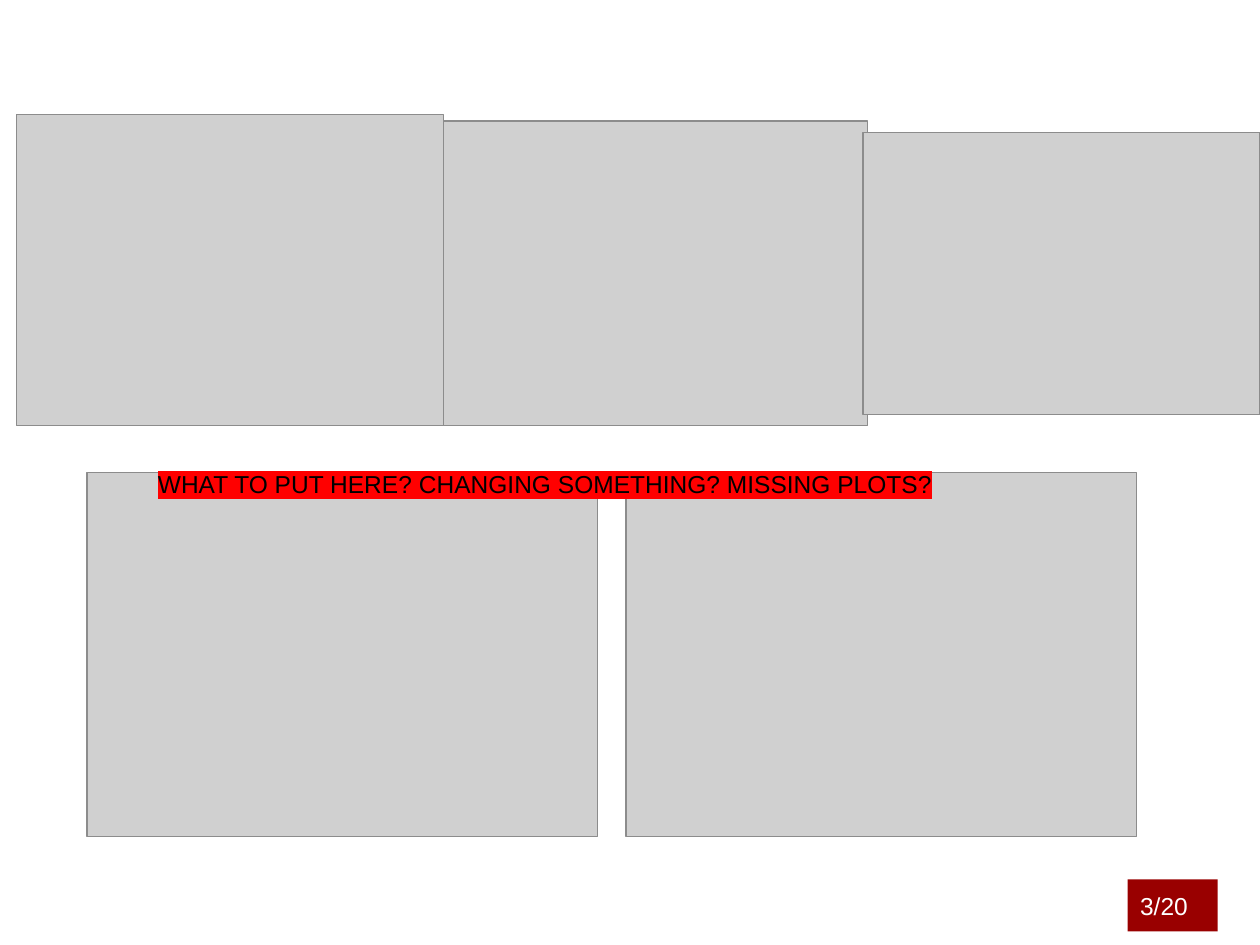
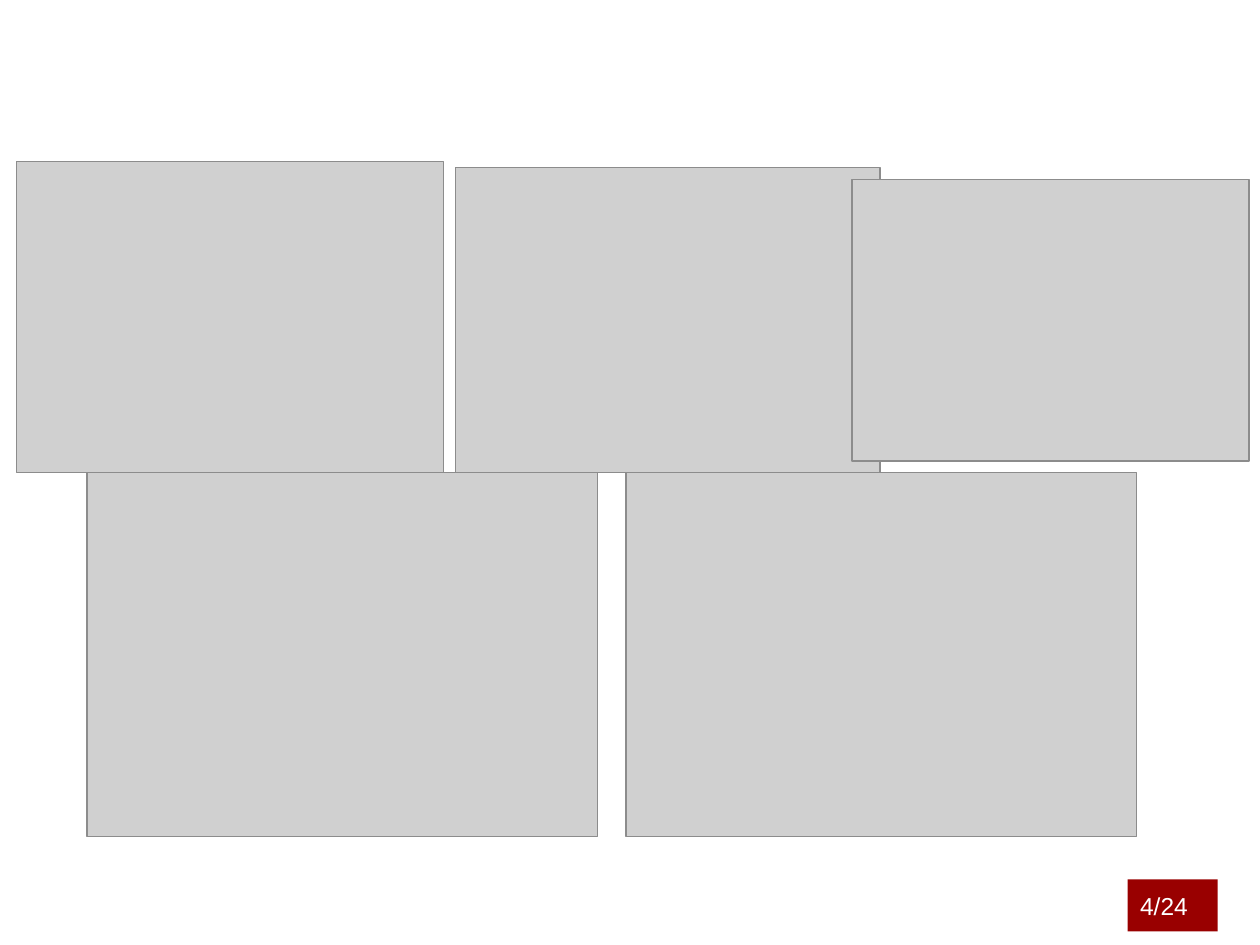
Before and after one commit to marcouderzo/CoronaryHeartDisease-Prediction, a slide deck: slide 5 of slides.pptx (slide 4 before the commit). Drawn at 1260x945 pixels with LibreOffice and Linux fonts; fonts in the diff are those of the drawing; grey boxes stand for pictures; background and template pictures are left out. Boxes give left, top, right and bottom in pixels: in the first picture for what was removed or moved away, otherwise in the second. Text is boxed around its words. In the diff, an @@ line names an element or a change of style, - is before the commit and + after.

```diff
--- a/slides.pptx
+++ b/slides.pptx
@@ picture: place and size @@
-picture at (16, 115, 444, 426)
+picture at (16, 161, 444, 472)
@@ picture: place and size @@
-picture at (444, 121, 868, 426)
+picture at (456, 168, 881, 472)
@@ picture: place and size @@
-picture at (863, 132, 1260, 415)
+picture at (852, 179, 1249, 461)
@@ text removed at (158, 476, 931, 494) @@
-WHAT TO PUT HERE? CHANGING SOMETHING? MISSING PLOTS?
@@ text in rectangle at (1140, 897, 1188, 916): text changed @@
-3/20
+4/24
@@ page number at (1146, 911, 1177, 916): text changed @@
-4/10
+5/10
```
Also in this commit, not shown: 18 other slides changed, 5 slides added, 1 slide removed, 7 other files.
